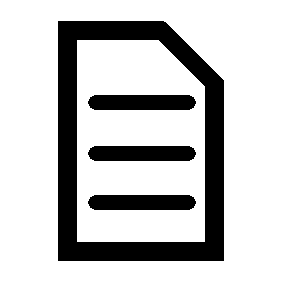
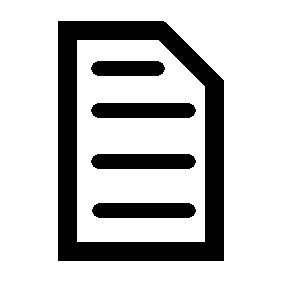
Comparing the layer stacks of the two w=284, h=284 images. Changes:
added layer "Clipboard copy #2" above "Clipboard copy" over [left=91, top=61, right=165, bottom=76]
painted on "Clipboard copy" over [left=88, top=95, right=196, bottom=118]
painted on "Clipboard" over [left=88, top=146, right=196, bottom=169]
moved "Clipboard copy #1" above "Layer", painted on it over [left=88, top=195, right=196, bottom=218]
